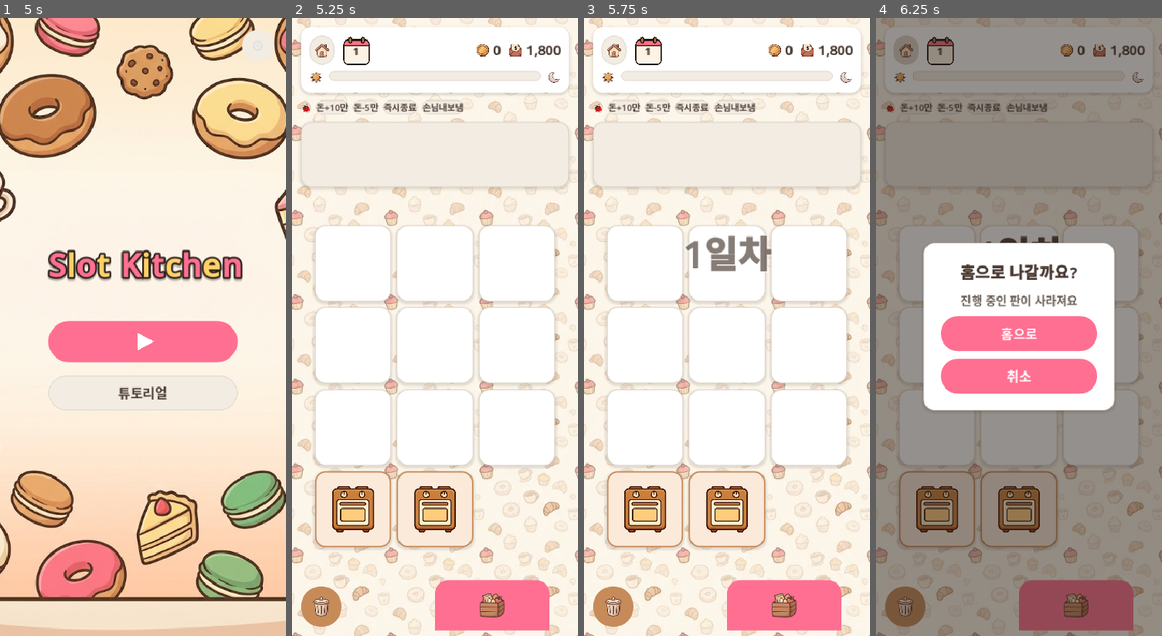
Above: before the commit, frames 1-4 (left to right).
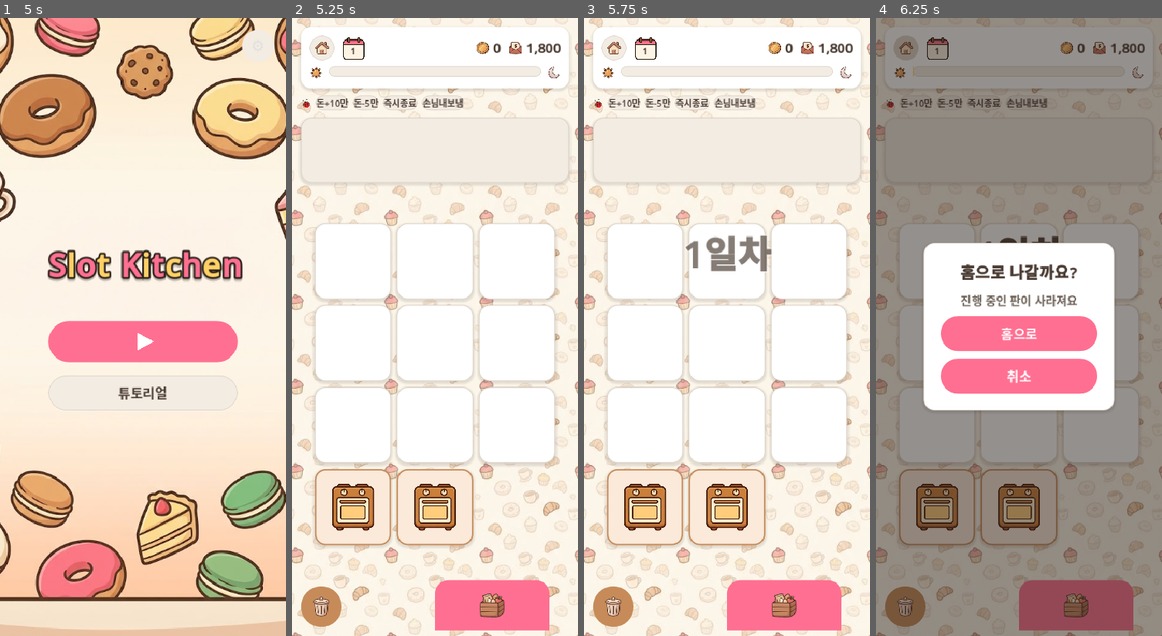
Above: after the commit, the same moments.

Repository: yellyB/game-slot-kitchen
Game: Godot game, scene res://scenes/Main.tscn
Same seed, same stepped clock (60 frames per second), same inputs: the game is played once before the commit and once after it. Sound files missing from this copy of the repository are replaced by a short silence.
Inputs (mouse positions are in pixels of both pictures, inside the frame that each line leads up to):
- Up to frame 1 (5 s): click (31, 48) at 0.5 s; click "돈+10만" at 1.25 s; click "돈-5만" at 2 s; click "손님내보냄" at 2.75 s; click (28, 605) at 3.52 s; click (200, 605) at 4.25 s
- Up to frame 2 (5.25 s): click (435, 339) at 5.02 s
- Up to frame 3 (5.75 s): no input
- Up to frame 4 (6.25 s): click (907, 48) at 5.75 s

Frame 1 is identical in both runs. In frame 2, 7.5% of the frame differs, in the area x 3-97%, y 3-86%; in frame 3, 7.5%; in frame 4, 3.3%.

Commit message:
UI: 일력 뱃지 숫자 더 아래로(철사 피해 0.30)·뱃지 40→32(20%↓)
Co-Authored-By: Claude Opus 4.8 (1M context) <noreply@anthropic.com>

Diff:
--- a/scripts/main.gd
+++ b/scripts/main.gd
@@ -228,7 +228,7 @@
   Audio.attach_click(home)
   row.add_child(home)
 
-  var day_badge := UI.day_badge(40)   # 일력 이미지 + 위에 날짜 숫자
+  var day_badge := UI.day_badge(32)   # 일력 이미지 + 위에 날짜 숫자(40→32, 20%↓)
   _day_num = day_badge.get_meta("num")
   row.add_child(day_badge)
 
--- a/scripts/ui.gd
+++ b/scripts/ui.gd
@@ -78,7 +78,7 @@
 	num.set_anchors_and_offsets_preset(Control.PRESET_FULL_RECT)
 	num.horizontal_alignment = HORIZONTAL_ALIGNMENT_CENTER
 	num.vertical_alignment = VERTICAL_ALIGNMENT_CENTER
-	num.offset_top = px * 0.16   # 핑크 헤더 아래(크림 본체 중앙)로 내림
+	num.offset_top = px * 0.30   # 상단 철사·핑크 헤더 피해 크림 본체 중앙-하단으로 내림
 	badge.add_child(num)
 	badge.set_meta("num", num)
 	return badge
